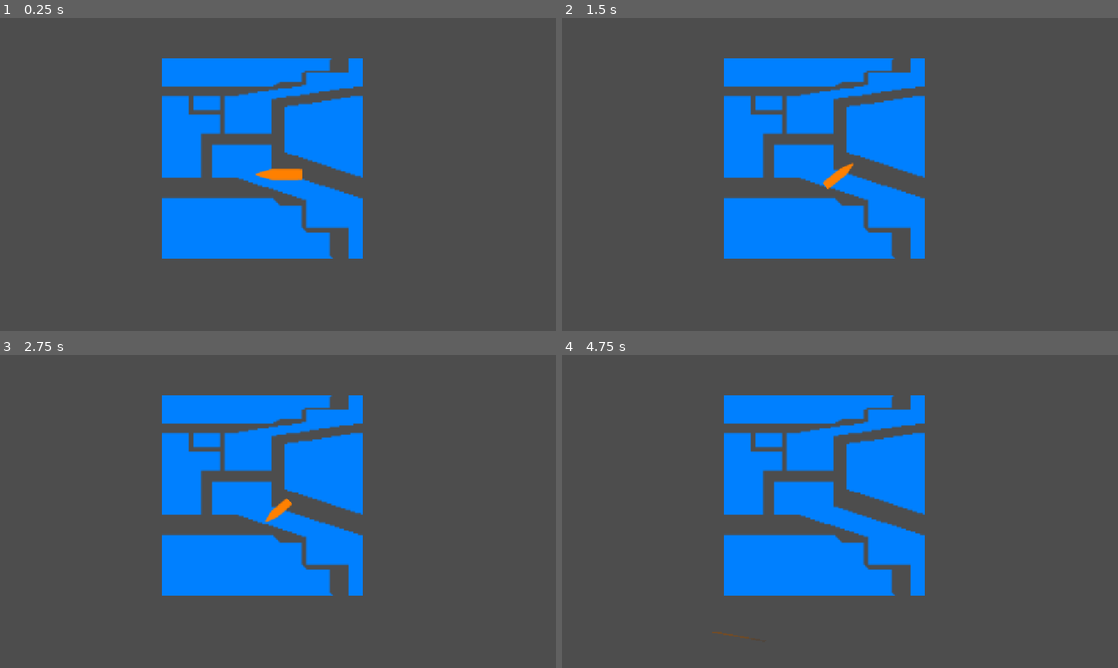
Above: before the commit, frames 1-4 (two rows, left to right).
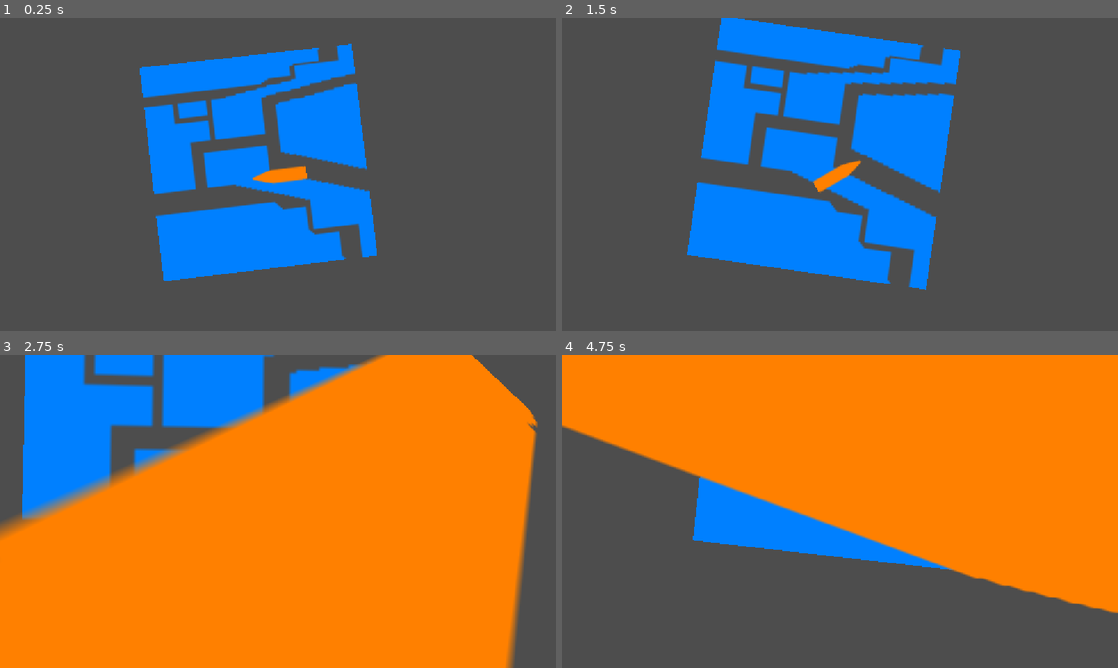
Above: after the commit, the same moments.

Repository: cyan-teal/flying-bullet-3d
Game: Godot game, scene res://scenes/game.tscn
Same seed, same stepped clock (60 frames per second), same inputs: the game is played once before the commit and once after it.
Inputs:
- Up to frame 1 (0.25 s): no input
- Up to frame 2 (1.5 s): tap Enter at 0.5 s; hold Right (turn_right) 0.53-1.28 s; hold Down (turn_down) from 1.28 s (still down)
- Up to frame 3 (2.75 s): release Down (turn_down) at 2.03 s; hold Right (turn_right) from 2.03 s (still down)
- Up to frame 4 (4.75 s): release Right (turn_right) at 2.78 s; hold Up (turn_up) 2.78-3.53 s; hold A (turn_left) from 3.53 s (still down)

The runs differ from the first frame. In frame 1, 10% of the frame differs, in the area x 25-68%, y 8-84%; in frame 2, 16%; in frame 3, 87%, in the area x 0-97%, y 0-100%; in frame 4, 62%.

Commit message:
Get camera manipulator work good enough

Diff:
--- a/flying-bullet-3d/scenes/world.tscn
+++ b/flying-bullet-3d/scenes/world.tscn
@@ -2,6 +2,7 @@
 
 [ext_resource type="PackedScene" uid="uid://f6521co3ei3v" path="res://scenes/bullet.tscn" id="1_nnsk1"]
 [ext_resource type="PackedScene" uid="uid://bx6ak22a2qnfv" path="res://scenes/obstacle.tscn" id="2_rwgxs"]
+[ext_resource type="Script" uid="uid://cmqs2n2mw1sqw" path="res://scripts/camera_manipulator.gd" id="3_4wyf3"]
 
 [node name="World" type="Node3D" unique_id=1877161576]
 
@@ -14,6 +15,9 @@
 transform = Transform3D(50, 0, 0, 0, -2.1855694e-06, 50, 0, -50, -2.1855694e-06, 0, -45, 0)
 
 [node name="CameraManipulator" type="Node3D" parent="." unique_id=153481947]
+script = ExtResource("3_4wyf3")
 
 [node name="Camera" type="Camera3D" parent="CameraManipulator" unique_id=1482661975]
 transform = Transform3D(-1, 0, 8.742278e-08, 0, 1, 0, -8.742278e-08, 0, -1, 0, 0, -3)
+
+[connection signal="moved" from="Bullet" to="CameraManipulator" method="_on_bullet_moved"]
--- /dev/null
+++ b/flying-bullet-3d/scripts/camera_manipulator.gd
@@ -0,0 +1,42 @@
+extends Node3D
+
+
+const THRUST_STRENGTH: float = 0.009
+const LINEAR_DRAG_STRENGTH: float = 0.1
+const ROTATIONAL_STRENGTH: float = 0.009
+const ROTATIONAL_DRAG_STRENGTH: float = 0.1
+
+var target_position: Vector3
+var target_rotation: Vector3
+var velocity: Vector3
+var rotational_velocity: Vector3
+
+
+func _ready() -> void:
+	target_position = Vector3.ZERO
+	target_rotation = Vector3.ZERO
+	velocity = Vector3.ZERO
+	rotational_velocity = Vector3.ZERO
+
+
+
+func _physics_process(delta: float) -> void:
+	const AXIES_IN_THREE_DIMENSIONS: int = 3
+	for axis in AXIES_IN_THREE_DIMENSIONS:
+		var self_axis_is_greater_than_target_axis: bool = self.position[axis] < target_position[axis]
+		velocity[axis] += THRUST_STRENGTH if self_axis_is_greater_than_target_axis else -THRUST_STRENGTH
+		velocity -= velocity * velocity * LINEAR_DRAG_STRENGTH * delta
+
+	for axis in AXIES_IN_THREE_DIMENSIONS:
+		var self_axis_is_greater_than_target_axis: bool = self.position[axis] < target_position[axis]
+		rotation[axis] += ROTATIONAL_STRENGTH if self_axis_is_greater_than_target_axis else -ROTATIONAL_STRENGTH
+		velocity -= velocity * velocity * ROTATIONAL_DRAG_STRENGTH * delta
+
+	rotation += rotational_velocity
+	position += velocity
+
+
+
+func _on_bullet_moved(transform: Transform3D) -> void:
+	target_position = transform.origin
+	target_rotation = rotation.direction_to(transform.basis.get_euler())
Not shown, added: flying-bullet-3d/scripts/camera_manipulator.gd.uid
